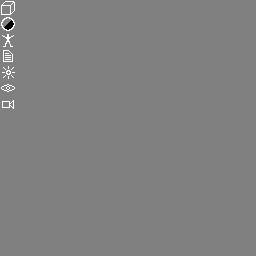
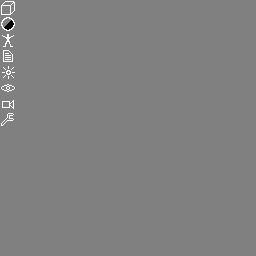
Before/after of a 256x256 layered artwork. What changed in the layer stack:
painted on "MASK" over [1, 113, 14, 126]
